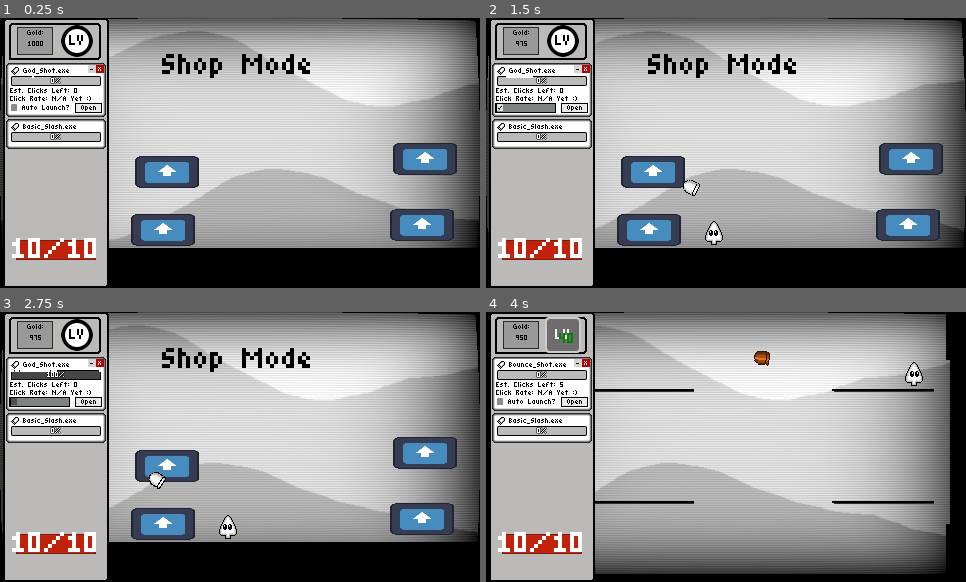
Above: before the commit, frames 1-4 (two rows, left to right).
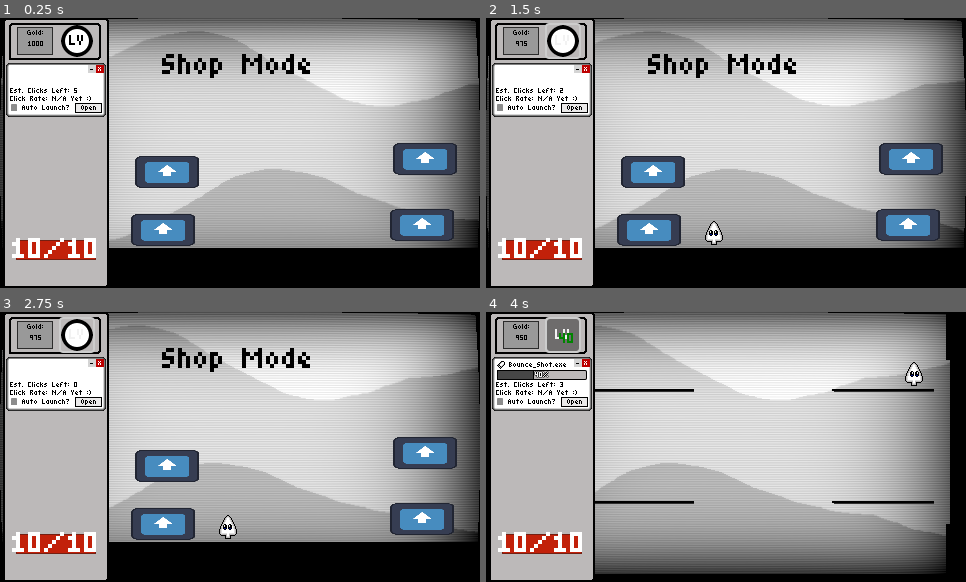
Above: after the commit, the same moments.

Repository: TNT-A/clicker-game-platformer
Game: Godot game, scene res://run_shop/run_shop.tscn
The game is run twice, just before and just after one commit, with the same random seed, the same clock (stepped at 60 frames per second) and the same inputs. This scene is started directly instead of the project's main scene. The engine's default icon, where the game draws it, is replaced by a stand-in: a white triangle on a blue panel in a dark square.
Inputs (mouse positions are in pixels of both pictures, inside the frame that each line leads up to):
- Up to frame 1 (0.25 s): no input
- Up to frame 2 (1.5 s): click "LV" at 0.5 s; click "Auto Launch?" at 1.25 s
- Up to frame 3 (2.75 s): click "Auto Launch?" at 2 s
- Up to frame 4 (4 s): tap Enter (ui_accept) at 2.75, 3.02, 3.32 s; move the mouse to (908, 519) at 2.77 s; press the mouse at (908, 519) at 2.78 s; hold D (Move_Right) 2.78-3.5 s; tap 1 (Num_1) at 3.05 s; release the mouse at (908, 519) at 3.5 s; click "LV" at 3.5 s

The runs differ from the first frame. In frame 1, 2.6% of the frame differs, in the area x 1-23%, y 18-49%; in frame 2, 3.2%, in the area x 1-45%, y 1-66%; in frame 3, 3.2%; in frame 4, 2.2%.

Commit message:
Ability Pickups can now also add abilities, not just swap them
Like title says, added a new drag area that autofits to however much space you have below all your equipped abilities, and if you drag an ability pickup draggable onto one, they'll add that ability into your equipped abilities. Also fixed a bug where the default panel layout and saved panel layout would merge and cause abilites to carry over between runs

Diff:
--- a/clicker-platformer/clicker_panel/ability/ability_panel.gd
+++ b/clicker-platformer/clicker_panel/ability/ability_panel.gd
@@ -22,8 +22,8 @@
 var ability_num : int = 1
 var ability_damage : float = 1
 
-var default_size : Vector2 = Vector2(92, 22)
-var expand_size : Vector2 = Vector2(92, 46)
+const default_size : Vector2 = Vector2(92, 22)
+const expand_size : Vector2 = Vector2(92, 46)
 
 var damage_level : int = 0
 var power_level : int = 0
--- a/clicker-platformer/clicker_panel/panel/clicker_panel.gd
+++ b/clicker-platformer/clicker_panel/panel/clicker_panel.gd
@@ -1,9 +1,13 @@
 extends Control
+class_name ClickerPanel
 
 var toggle_visible : bool = true
 
 var total_clicks : int = 0
 var selected_panel: int = 0
+
+@onready var new_ability_drag_zone: DragZone = $PanelContainer/VBoxContainer/VBoxContainer/NewAbilityDragZone
+@onready var new_ability_drag_zone_og_pos : Vector2 = new_ability_drag_zone.position
 
 @onready var panels : Array[AbilityPanel] = [
 	$PanelContainer/VBoxContainer/VBoxContainer/AbilityPanel1,
@@ -53,6 +57,7 @@
 	SignalBus.register_panel.emit(self)
 	SignalBus.player_health_change.connect(set_health)
 	SignalBus.floor_ended.connect(save_panel)
+	SignalBus.forward_to_host.connect(accept_resource)
 	reload_panel()
 	set_health()
 	selected_panel = 0
@@ -80,11 +85,11 @@
 		toggle_panel()
 
 	if event.is_action_pressed("Num_1"):
-		get_ability(0, 11, 0)
+		test_get_ability(0, 11, 0)
 	if event.is_action_pressed("Num_2"):
-		get_ability(1, 13, 0)
+		test_get_ability(1, 13, 0)
 	if event.is_action_pressed("Num_3"):
-		get_ability(2, 7, 0)
+		test_get_ability(2, 7, 0)
 	if event.is_action_pressed("Num_4"):
 		get_random_ability(3, 0)
 	if event.is_action_pressed("Num_5"):
@@ -138,6 +143,15 @@
 			active_panels += 1
 	return active_panels
 
+func find_inactive():
+	var closest_inactive : int = 0
+	for active in panel_active:
+		if active:
+			closest_inactive += 1
+	if closest_inactive == panel_active.size():
+		closest_inactive = -1
+	return closest_inactive
+
 func set_selected():
 	for panel in panels:
 		if panels.find(panel) == selected_panel:
@@ -154,6 +168,7 @@
 	set_active()
 	set_selected()
 	SignalBus.update_selected.emit()
+	set_new_ability_zone_pos()
 
 #{ability type, active, slot, damage level, power level, clicker_level, length_level}
 func save_panel():
@@ -173,9 +188,13 @@
 			InfoManager.saved_panel.append(panel_info)
 
 func reload_panel():
-	var slot_num : int = 0
 	for panel in panel_active:
 		panel = false
+	for panel in panels:
+		panel.ability_type = null
+		panel.active = false
+
+	var slot_num : int = 0
 	for panel in InfoManager.saved_panel:
 		if panel is AbilityResource:
 			var target_panel = panels[slot_num]
@@ -187,12 +206,22 @@
 	panel_active[panels.find(panel)] = true
 	panel.set_self()
 
-func get_ability(slot:int, ability_num : int, rarity : int):
+#ability_num version
+func test_get_ability(slot:int, ability_num : int, rarity : int):
 	var current_panel = panels[slot]
 	panel_active[slot] = true
 	current_panel.ability_type = ability_list[ability_num]
 	current_panel.reset_self()
 	current_panel.set_self()
+
+#ability resource version
+func get_ability(slot:int, ability_type:AbilityResource):
+	var current_panel = panels[slot]
+	panel_active[slot] = true
+	current_panel.ability_type = ability_type
+	current_panel.reset_self()
+	current_panel.set_self()
+	update_all()
 
 func get_random_ability(slot:int, rarity:int):
 	var current_panel = panels[slot]
@@ -200,6 +229,19 @@
 	current_panel.ability_type = ability_list.pick_random()
 	current_panel.reset_self()
 	current_panel.set_self()
+
+func set_new_ability_zone_pos():
+	var num_active : int = count_active()
+	var pos_change : Vector2 = Vector2(0, (num_active - 1) * AbilityPanel.default_size.y + AbilityPanel.expand_size.y + (10 * num_active))
+	if num_active == panels.size():
+		pos_change.y = 1000
+	new_ability_drag_zone.position = new_ability_drag_zone_og_pos + pos_change
+
+func accept_resource(host : Node, drag_info : Resource, draggable : Draggable):
+	if self == host:
+		var open_num : int = find_inactive()
+		if draggable.host is AbilityPickup and open_num != -1:
+			get_ability(open_num, drag_info)
 
 #Deprecated :(
 func swap_ability(slot1:int, slot2:int):
--- a/clicker-platformer/clicker_panel/panel/clicker_panel.tscn
+++ b/clicker-platformer/clicker_panel/panel/clicker_panel.tscn
@@ -11,6 +11,10 @@
 [ext_resource type="Theme" uid="uid://dv3j47smgcddi" path="res://styles/health_bar.tres" id="8_oaxfa"]
 [ext_resource type="Resource" uid="uid://c8j624yhb1i13" path="res://clicker_panel/resources/resource_folder/ability5.tres" id="9_xvhj1"]
 [ext_resource type="Resource" uid="uid://cbeejrxv2rgrf" path="res://clicker_panel/resources/resource_folder/ability6.tres" id="10_6hi82"]
+[ext_resource type="PackedScene" uid="uid://dacnouydgma4w" path="res://components/draggable/drag_zone.tscn" id="11_gjnti"]
+
+[sub_resource type="RectangleShape2D" id="RectangleShape2D_c6ukv"]
+size = Vector2(94, 198)
 
 [node name="ClickerPanel" type="Control"]
 layout_mode = 3
@@ -78,6 +82,13 @@
 slot_num = 5
 ability_type = ExtResource("10_6hi82")
 
+[node name="NewAbilityDragZone" parent="PanelContainer/VBoxContainer/VBoxContainer" node_paths=PackedStringArray("host") instance=ExtResource("11_gjnti")]
+position = Vector2(46, 98)
+host = NodePath("../../../..")
+
+[node name="CollisionShape2D" type="CollisionShape2D" parent="PanelContainer/VBoxContainer/VBoxContainer/NewAbilityDragZone"]
+shape = SubResource("RectangleShape2D_c6ukv")
+
 [node name="CenterContainer" type="CenterContainer" parent="PanelContainer"]
 layout_mode = 0
 offset_left = 7.0
--- a/clicker-platformer/components/draggable/draggable.gd
+++ b/clicker-platformer/components/draggable/draggable.gd
@@ -6,9 +6,8 @@
 #Prob will be worked for upgrading abilities as well
 #!!! Draggable Line is visibly behind UI elements
 
-@onready var arrow_path: Path2D = $ArrowPath
-@onready var line_2d: Line2D = $ArrowPath/Line2D
-
+@onready var arrow_path: Path2D = $CanvasLayer/ArrowPath
+@onready var line_2d: Line2D = $CanvasLayer/ArrowPath/Line2D
 
 var home_pos : Vector2 = Vector2(0, 0)
 var hovered : bool = false
@@ -33,10 +32,11 @@
 func create_line():
 	#Could use some tweaking, but works fine
 	line_2d.visible = true
-	var mousePos = get_global_mouse_position() - position
+	var mousePos = get_global_mouse_position()
+	var startPos = position
 	if host:
-		mousePos = get_global_mouse_position() - host.position
-	arrow_path.curve.set_point_position(0, Vector2(0,0))
+		startPos = host.position
+	arrow_path.curve.set_point_position(0, startPos)
 	var outX = mousePos.x/4
 	arrow_path.curve.set_point_out(0, Vector2(outX, -outX))
 
--- a/clicker-platformer/components/draggable/draggable.tscn
+++ b/clicker-platformer/components/draggable/draggable.tscn
@@ -26,10 +26,13 @@
 [node name="CollisionShape2D" type="CollisionShape2D" parent="Target"]
 shape = SubResource("CircleShape2D_maoi5")
 
-[node name="ArrowPath" type="Path2D" parent="."]
+[node name="CanvasLayer" type="CanvasLayer" parent="."]
+layer = 5
+
+[node name="ArrowPath" type="Path2D" parent="CanvasLayer"]
 curve = SubResource("Curve2D_gr3j2")
 
-[node name="Line2D" type="Line2D" parent="ArrowPath"]
+[node name="Line2D" type="Line2D" parent="CanvasLayer/ArrowPath"]
 width = 8.0
 
 [connection signal="mouse_entered" from="." to="." method="_on_mouse_entered"]
--- a/clicker-platformer/globals/info_manager.gd
+++ b/clicker-platformer/globals/info_manager.gd
@@ -24,37 +24,24 @@
 ]
 
 var default_panel : Array = [
-	#{
-	#"ability_type" = 3,
-	#"active" = truew,
-	#"slot" = 0,
-	#"damage_level" = 100,
-	#"power_level" = 100,
-	#"clicker_level" = 3,
-	#"length_level" = 0,
-	#"rarity" = 0
-	#},
-	#{
-	#"ability_type" = 1,
-	#"active" = true,
-	#"slot" = 1,
-	#"damage_level" = 0,
-	#"power_level" = 0,
-	#"clicker_level" = 0,
-	#"length_level" = 0,
-	#"rarity" = 0
-	#},
 	preload("res://clicker_panel/resources/resource_folder/ability_god_shot.tres"),
-	preload("res://clicker_panel/resources/resource_folder/ability2.tres")
+	preload("res://clicker_panel/resources/resource_folder/ability2.tres"),
+	false,
+	false,
+	false,
+	false
 ]
 
 func _ready() -> void:
 	SignalBus.register_panel.connect(register_panel)
 	SignalBus.register_player.connect(register_player)
-	start_run()
+	#start_run()
 
 func start_run():
-	saved_panel = default_panel
+	print("run started")
+	saved_panel.clear()
+	for i in range(default_panel.size() - 1):
+		saved_panel.append(default_panel.get(i))
 	player_health = player_max_health
 
 func register_panel(panel):
--- a/clicker-platformer/hub/hub.gd
+++ b/clicker-platformer/hub/hub.gd
@@ -18,6 +18,7 @@
 	InfoManager.selected_difficulty = difficulty_list[current_difficulty]
 	InfoManager.gold = 50
 	InfoManager.click_power = 1
+	InfoManager.start_run()
 	get_tree().change_scene_to_file("res://game_manager/game_manager.tscn")
 
 func _physics_process(delta: float) -> void:
Not shown: 1 places in clicker-platformer/clicker_panel/panel/clicker_panel.tscn that only renumber resources
